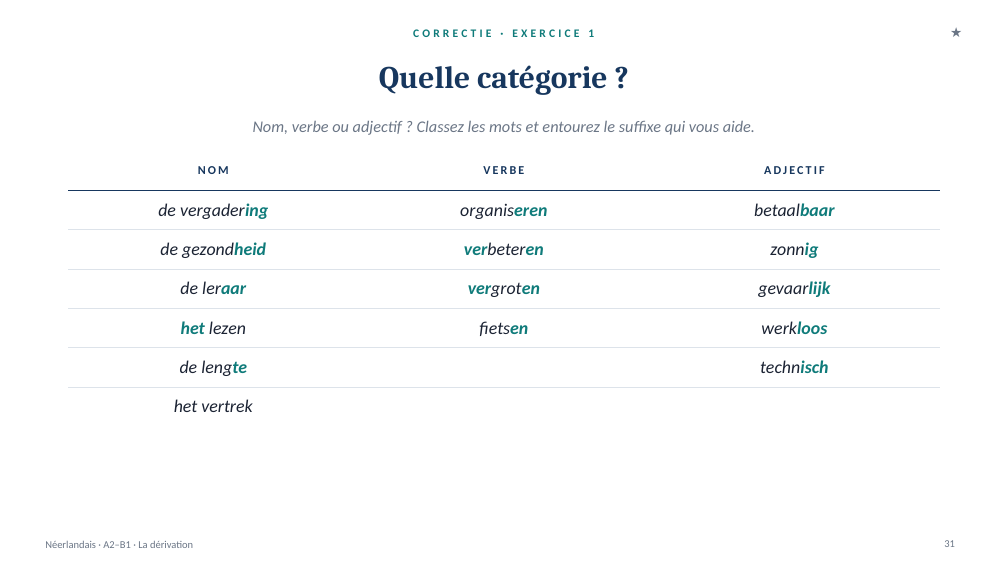
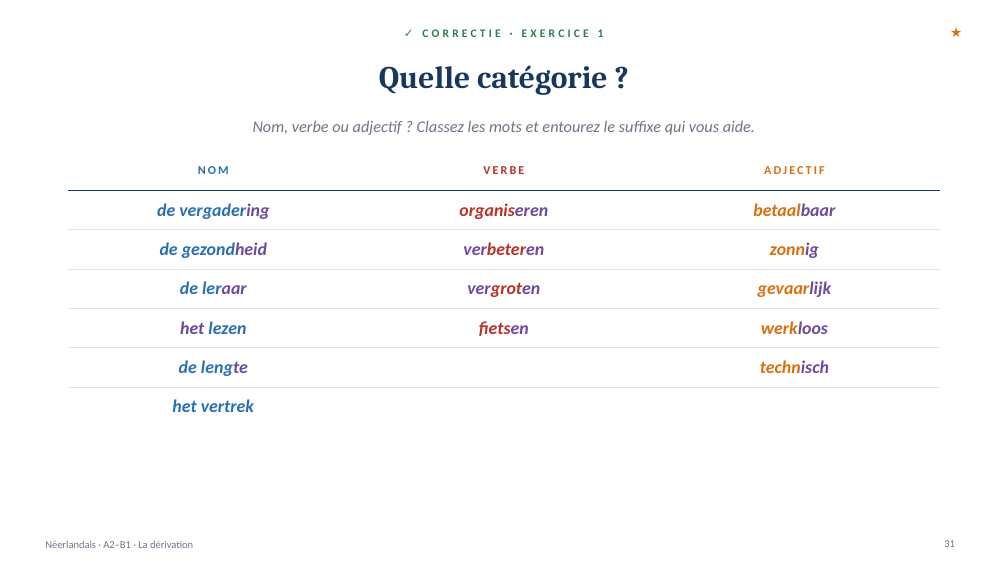
Before and after one commit to ajouniaux/talenleren, a slide deck: slide 31 of neerlandais1/powerpoints/Afleiding_La_derivation.pptx. Drawn at 1008x567 pixels with LibreOffice and Linux fonts; fonts in the diff are those of the drawing. Boxes give left, top, right and bottom in pixels: in the first picture for what was removed or moved away, otherwise in the second. Text is boxed around its words. In the diff, an @@ line names an element or a change of style, - is before the commit and + after.

```diff
--- a/neerlandais1/powerpoints/Afleiding_La_derivation.pptx
+++ b/neerlandais1/powerpoints/Afleiding_La_derivation.pptx
@@ text at (x1=422, y1=29, x2=604, y2=37): text changed; text colour #0F7B7A to #2E7D4F @@
-CORRECTIE · EXERCICE 1
+✓ CORRECTIE · EXERCICE 1
@@ text "★" at (x1=862, y1=21, x2=963, y2=44): text colour #6B7686 to #D9700F @@
@@ table at (x1=68, y1=151, x2=939, y2=416) @@
@@ text colour #17375E to #2A6FB0 in "NOM" @@
@@ text colour #17375E to #B83227 in "VERBE" @@
@@ text colour #17375E to #D9700F in "ADJECTIF" @@
@@ text colour #1B2333 to #2A6FB0 in "de vergadering", "de gezondheid", "de leraar", "lezen" and 2 more places @@
@@ text colour #0F7B7A to #6E4A9E in "vergadering", "organiseren", "betaalbaar", "gezondheid" and 10 more places @@
@@ bold on in "de vergadering", "organiseren", "betaalbaar", "de gezondheid" and 11 more places @@
@@ text colour #1B2333 to #B83227 in "organiseren", "verbeteren", "vergroten", "fietsen" @@
@@ text colour #1B2333 to #D9700F in "betaalbaar", "zonnig", "gevaarlijk", "werkloos" and 1 more places @@
```
Also in this commit, not shown: 53 other slides changed, 3 other files.
